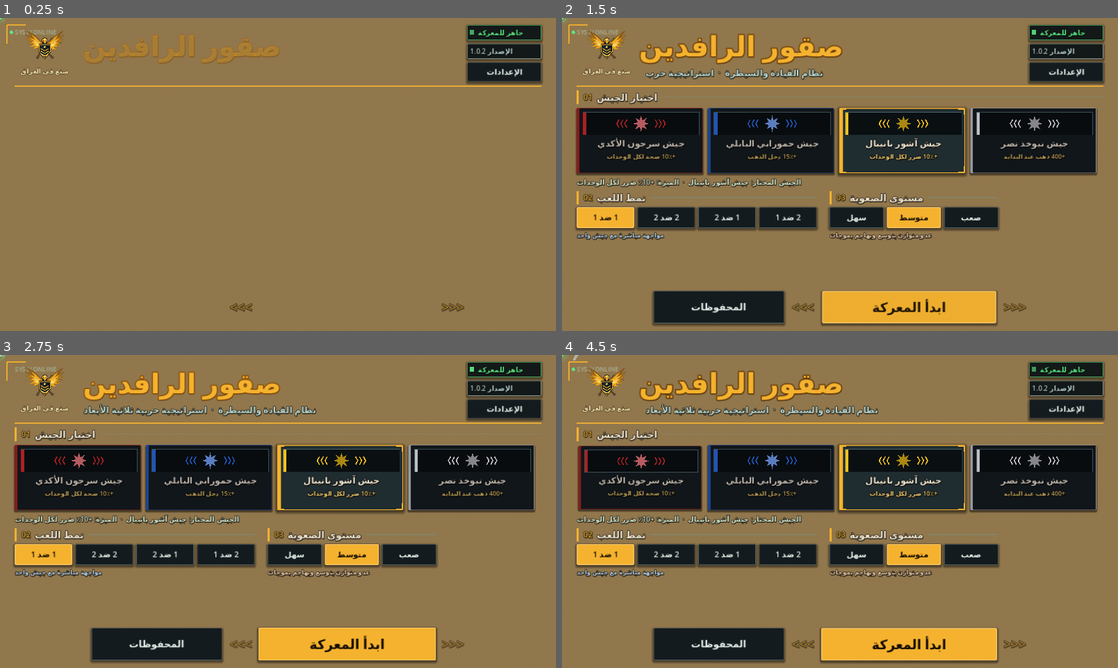
Above: before the commit, frames 1-4 (two rows, left to right).
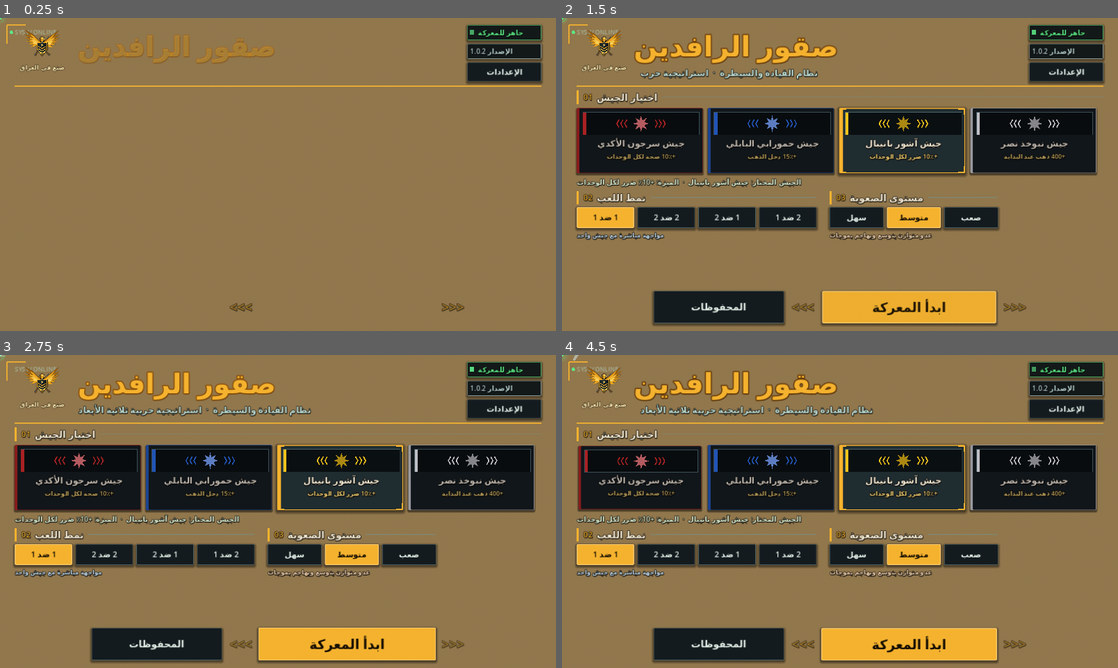
Above: after the commit, the same moments.

Repository: belal20202/gt4
Game: Godot game, scene res://scenes/main.tscn
Two runs of this game, one before a commit and one after it. Both use one fixed random seed, a clock stepped at 60 frames per second and the inputs below.
Inputs (mouse positions are in pixels of both pictures, inside the frame that each line leads up to):
- Up to frame 1 (0.25 s): no input
- Up to frame 2 (1.5 s): move the mouse to (962, 158) at 0.52 s; hold D 0.53-1.25 s; hold Shift 0.53-1.25 s; click (962, 158) at 0.67 s; drag from (728, 190) to (812, 237) at 1.27 s
- Up to frame 3 (2.75 s): move the mouse to (333, 442) at 2.02 s; hold D from 2.03 s (still down); hold E from 2.03 s (still down)
- Up to frame 4 (4.5 s): release D at 2.75 s; release E at 2.75 s; drag from (812, 574) to (673, 464) at 2.77 s; move the mouse to (1006, 558) at 3.52 s; hold A 3.53-4.25 s; hold Q 3.53-4.25 s; drag from (673, 464) to (756, 433) at 4.27 s

The runs differ from the first frame. In frame 1, 1.0% of the frame differs, in the area x 3-51%, y 3-19%; in frame 2, 2.6%; in frame 3, 2.7%; in frame 4, 2.8%, in the area x 3-57%, y 3-20%.

Commit message:
Update hud.gd

Diff:
--- a/scripts/hud.gd
+++ b/scripts/hud.gd
@@ -245,7 +245,7 @@
 	logo.position = Vector2(8, 6)
 	hud_root.add_child(logo)
 	var ver := _lbl("v" + Data.VERSION, 13, Color(0.8, 0.76, 0.66))
-	ver.position = Vector2(14, 38)
+	ver.position = Vector2(14, 54)
 	hud_root.add_child(ver)
 
 	var top := PanelContainer.new()
@@ -733,7 +733,7 @@
 	head.add_theme_constant_override("separation", 20)
 	head.mouse_filter = Control.MOUSE_FILTER_IGNORE
 	v.add_child(head)
-	head.add_child(IraqBadge.new().setup(92.0, true, true))
+	head.add_child(IraqBadge.new().setup(84.0, true, true))
 	var tv := VBoxContainer.new()
 	tv.size_flags_horizontal = Control.SIZE_EXPAND_FILL
 	tv.alignment = BoxContainer.ALIGNMENT_CENTER
